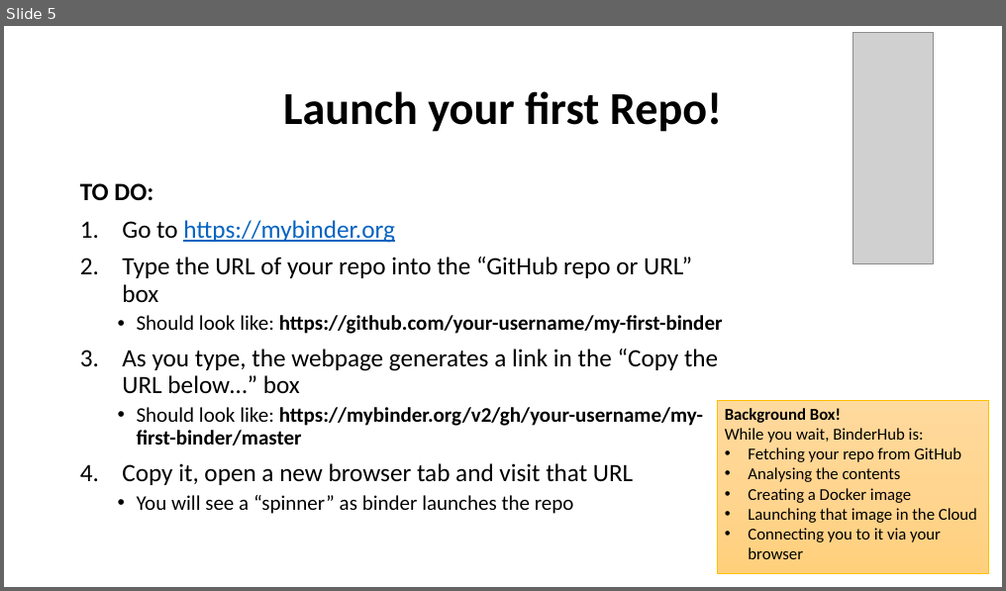
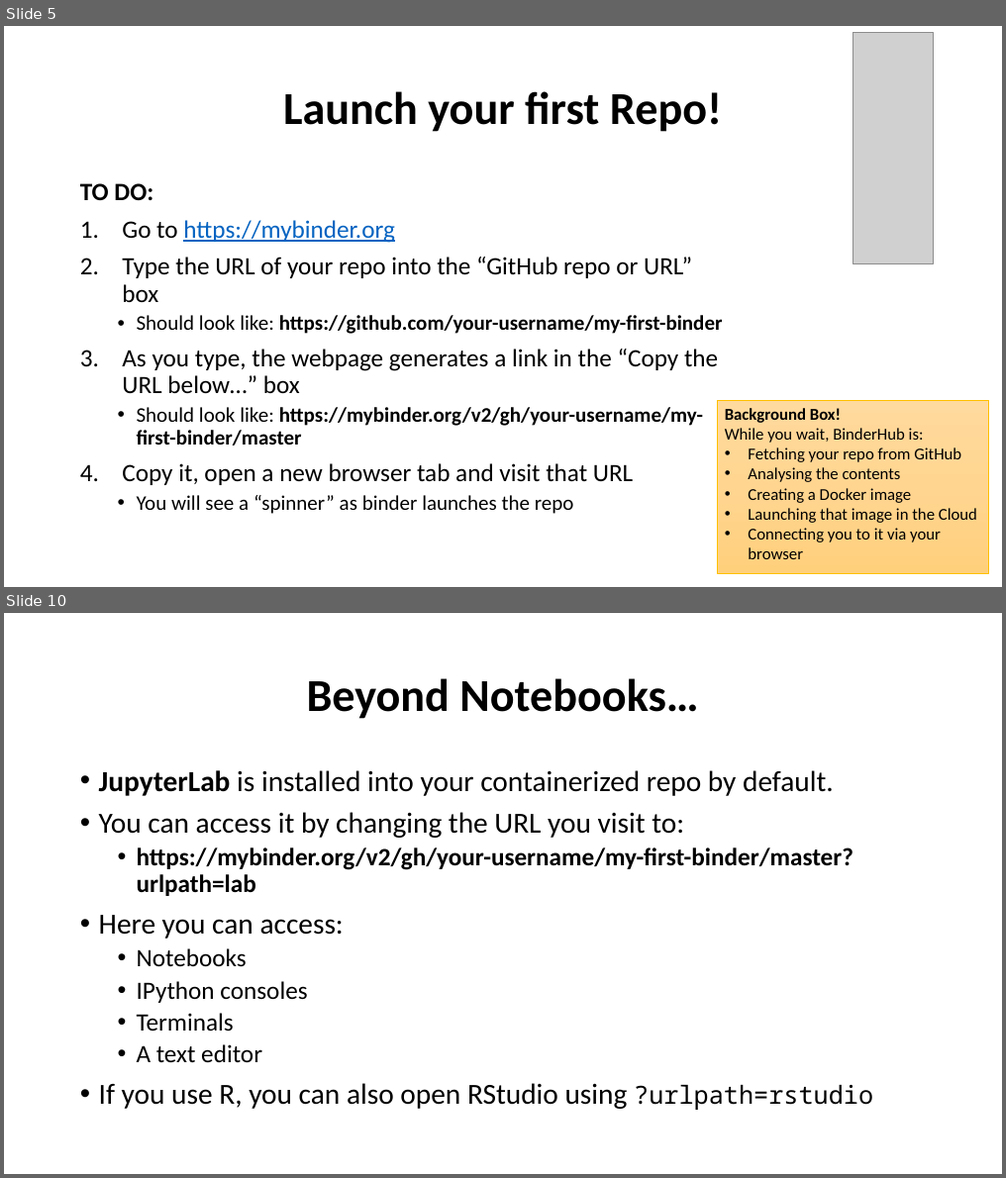
Before and after one commit to the-turing-way/the-turing-way, a slide deck: workshops/boost-research-reproducibility-binder/workshop-presentations/zero_to_binder.pptx. Shown one above the other, each under a label of ours: slide 5 before the commit, slides 5 and 10 after it; the slides between them are not shown. The pictures are 1006x591 and 1006x1178 pixels, drawn with LibreOffice and Linux fonts; fonts in the diff are those of the drawing; grey boxes stand for pictures. Boxes give left, top, right and bottom in pixels: in the first picture for what was removed or moved away, otherwise in the second. Text is boxed around its words. In the diff, an @@ line names an element or a change of style, - is before the commit and + after.

Commit message:
Update Zero-to-Binder ppt pres
Add code-along slides to pin dependencies, play with notebooks,
share the binder link and launch JupyterLab

```diff
--- a/workshops/boost-research-reproducibility-binder/workshop-presentations/zero_to_binder.pptx
+++ b/workshops/boost-research-reproducibility-binder/workshop-presentations/zero_to_binder.pptx
@@ slide 10 added at (4,613,1002,1174), background #FFFFFF @@
@@ title added at (307,678,698,719), 44 pt, text #000000, bold @@
+Beyond Notebooks…
@@ text added at (99,770,873,1110), 28 pt, text #000000 @@
+• JupyterLab is installed into your containerized repo by default.
+• You can access it by changing the URL you visit to:
+  • https://mybinder.org/v2/gh/your-username/my-first-binder/master?urlpath=lab
+• Here you can access:
+  • Notebooks
+  • IPython consoles
+  • Terminals
+  • A text editor
+• If you use R, you can also open RStudio using ?urlpath=rstudio
```
Also in this commit, not shown: 1 slide changed, 4 other slides added.
